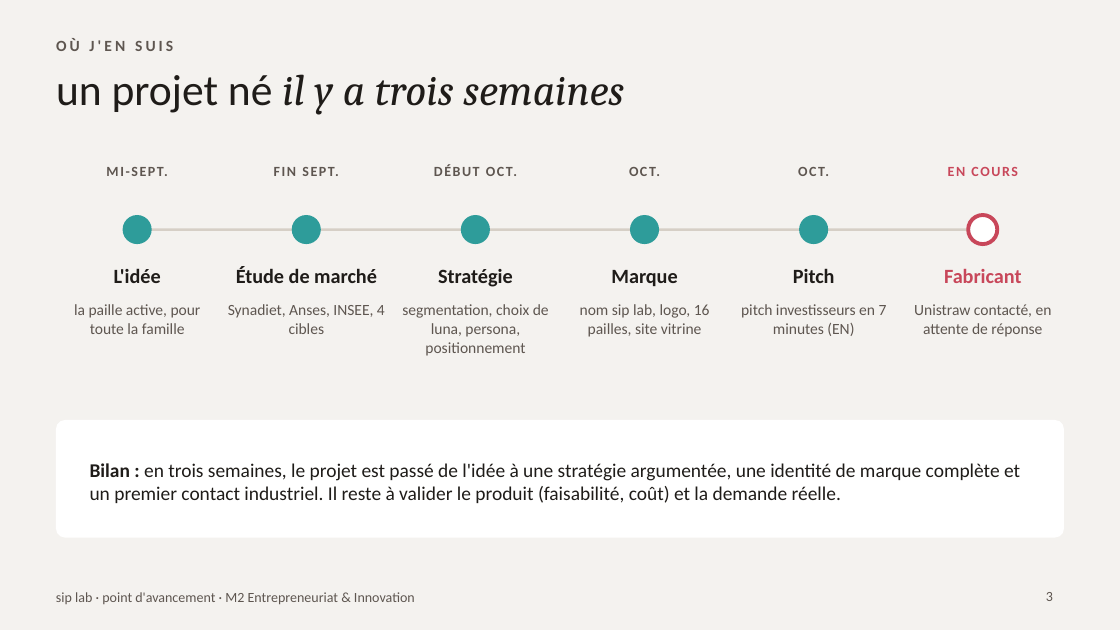
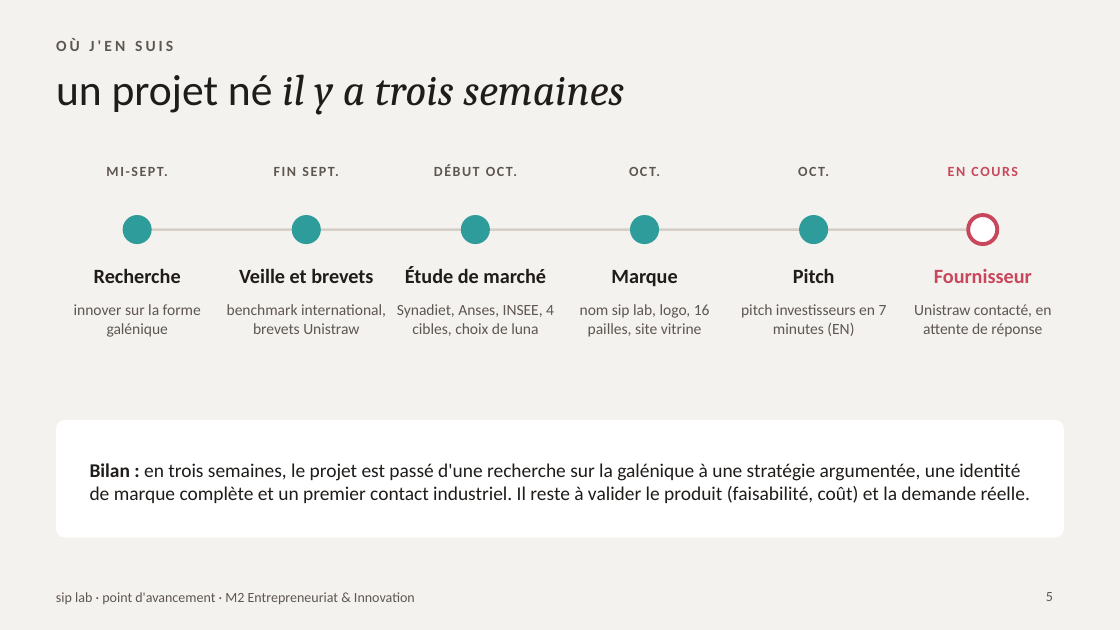
Before and after one commit to nisrine-max/mon-sitee, a slide deck: slide 5 of pitch/siplab-point-avancement-FR.pptx (slide 3 before the commit). Drawn at 1120x630 pixels with LibreOffice and Linux fonts; fonts in the diff are those of the drawing. Boxes give left, top, right and bottom in pixels: in the first picture for what was removed or moved away, otherwise in the second. Text is boxed around its words. In the diff, an @@ line names an element or a change of style, - is before the commit and + after.

```diff
--- a/pitch/siplab-point-avancement-FR.pptx
+++ b/pitch/siplab-point-avancement-FR.pptx
@@ text at (x1=94, y1=268, x2=181, y2=283): text changed @@
-L'idée
+Recherche
@@ text at (x1=239, y1=268, x2=373, y2=283): text changed @@
-Étude de marché
+Veille et brevets
@@ text at (x1=405, y1=266, x2=546, y2=283): text changed @@
-Stratégie
+Étude de marché
@@ text at (x1=934, y1=269, x2=1032, y2=283): text changed @@
-Fabricant
+Fournisseur
@@ text at (x1=74, y1=304, x2=201, y2=337): text changed @@
-la paille active, pour toute la famille
+innover sur la forme galénique
@@ text at (x1=227, y1=304, x2=386, y2=334): text changed @@
-Synadiet, Anses, INSEE, 4 cibles
+benchmark international, brevets Unistraw
@@ text at (x1=397, y1=304, x2=554, y2=336): text changed @@
-segmentation, choix de luna, persona, positionnement
+Synadiet, Anses, INSEE, 4 cibles, choix de luna
@@ text at (x1=90, y1=463, x2=1030, y2=503): text changed @@
-Bilan : en trois semaines, le projet est passé de l'idée à une stratégie argumentée, une identité de marque complète et un premier contact industriel. Il reste à valider le produit (faisabilité, coût) et la demande réelle.
+Bilan : en trois semaines, le projet est passé d'une recherche sur la galénique à une stratégie argumentée, une identité de marque complète et un premier contact industriel. Il reste à valider le produit (faisabilité, coût) et la demande réelle.
```
Also in this commit, not shown: 6 other slides changed, 3 slides added, 1 slide removed.
